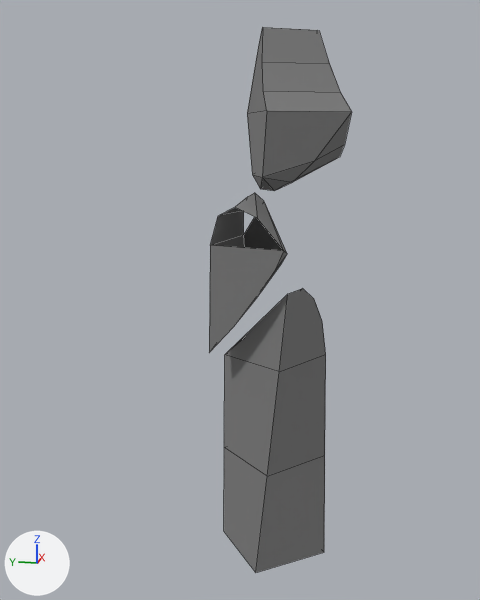
Before and after pictures for a commit that changed the FBX model BrigidIsCross/Assets/DavidStuff/NewRoks.fbx.
Camera for both pictures: a 50 mm lens placed at (-7.96, -2.25, 4.0), pointed at (-2.21, -1.1, 2.56). Lighting does not change. The marker at lower left points along +X, +Y and +Z. The first picture is the older version. Mesh edges are drawn as thin lines. Where no turn or scale is listed for an object, it has been applied to the vertices. Vertices at exactly the same position are counted once.
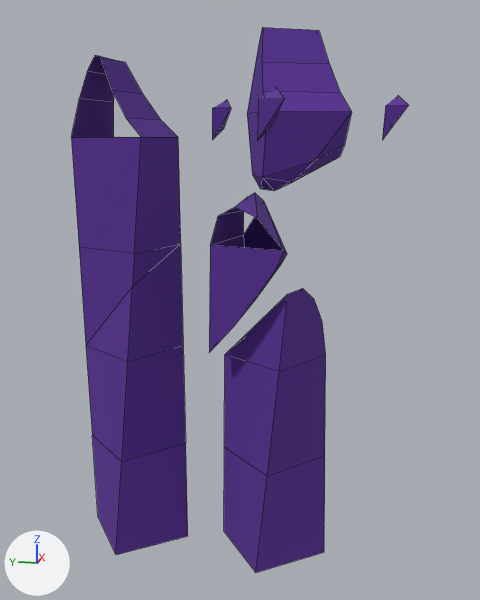
What differs and where, as boxes (x1, y1, x2, y2) in the pictures (480 x 600 px):
'Cube.014', recoloured, reshaped (grey to purple, 39% wider): before (209, 27, 352, 573); after (209, 27, 408, 573)
'Cube.013', added (purple): after (71, 55, 188, 555)
part 1 of me_cube_031, added (purple): after (212, 87, 408, 141)

What the commit changed:
Material 'Rock' (mat_rock) changes colour from grey #7d7d7d to purple #582f96; in linear values from (0.205, 0.205, 0.205) to (0.0987, 0.0289, 0.304).
me_cube_031 is used by ob_cube_014; location (-2.0, -1.4, 0.0).
Verts and faces of me_cube_031; kept vertices keep their numbers, new ones are numbered from 64.
me_cube_031 had 64 vertices, 49 faces and spanned x -0.62..0.52, y -0.64..0.55, z 0.0..4.89.
me_cube_031 now has 82 vertices, 64 faces and spans x -1.13..0.61, y -1.1..0.7, z 0.0..4.89.
Part 1, on me_cube_031:
New vertex 64 is at (-1.13, -0.2, 4.26), pixel (284, 98).
New vertex 65 is at (0.37, 0.5, 4.26), pixel (231, 108).
New vertex 66 is at (0.07, -1.1, 4.26), pixel (408, 105).
New vertices 67, 68, 69 stand at vertices 64, 65, 66, in that order, plus (0.05, 0.19, 0.0).
New vertices 70, 71, 72 stand at vertices 64, 65, 66, in that order, plus (0.24, 0.12, -0.18).
New vertices 73, 74, 75 stand at vertices 67, 68, 69, in that order, plus (0.19, -0.05, 0.0).
New vertices 76, 77, 78 stand at vertices 64, 65, 66, in that order, plus (0.07, 0.2, -0.29).
New vertices 79, 80, 81 stand at vertices 64, 65, 66, in that order, plus (0.23, 0.08, 0.1).
New faces: (64, 67, 76), (67, 73, 70, 76), (64, 76, 70), (64, 70, 73, 79), (64, 79, 73, 67), (65, 68, 77).
New faces: (68, 74, 71, 77), (65, 77, 71), (65, 71, 74, 80), (65, 80, 74, 68), (66, 69, 78), (69, 75, 72, 78).
New faces: (66, 78, 72), (66, 72, 75, 81), (66, 81, 75, 69).
Mesh me_cube_030 is new.
It has 34 vertices, 28 faces and spans x -0.53..0.52, y -0.53..0.53, z 0.0..4.69.
It uses material mat_rock (purple #582f96).
Object 'Cube.013' (ob_cube_013) is new; it shows me_cube_030.
Its location is (-2.0, 0.0, 0.0).
